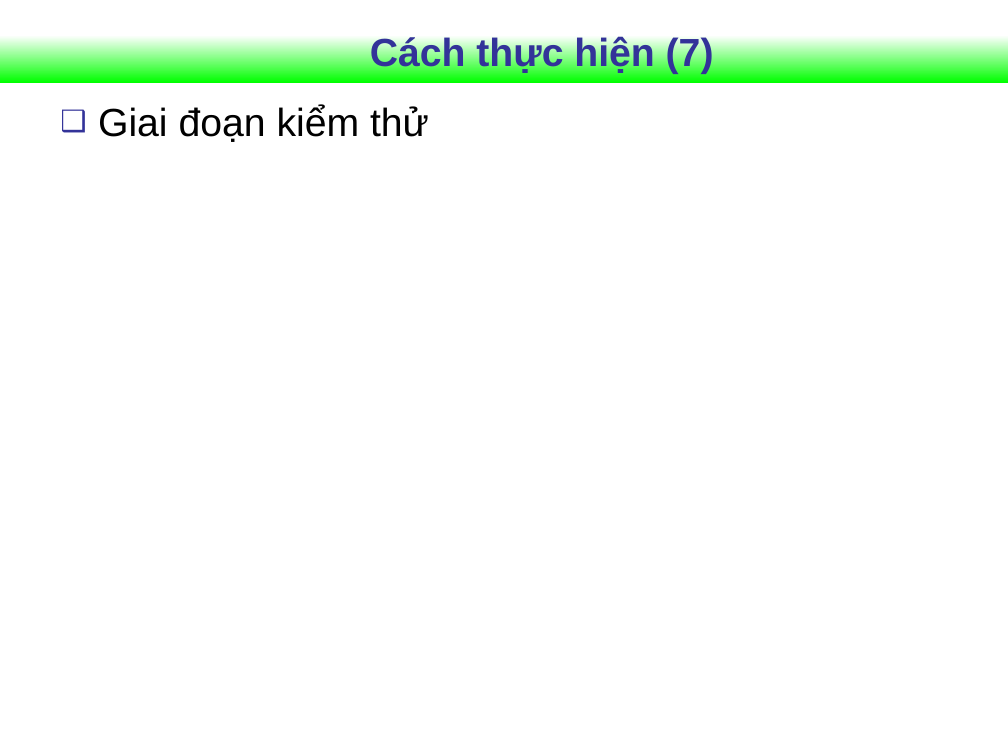
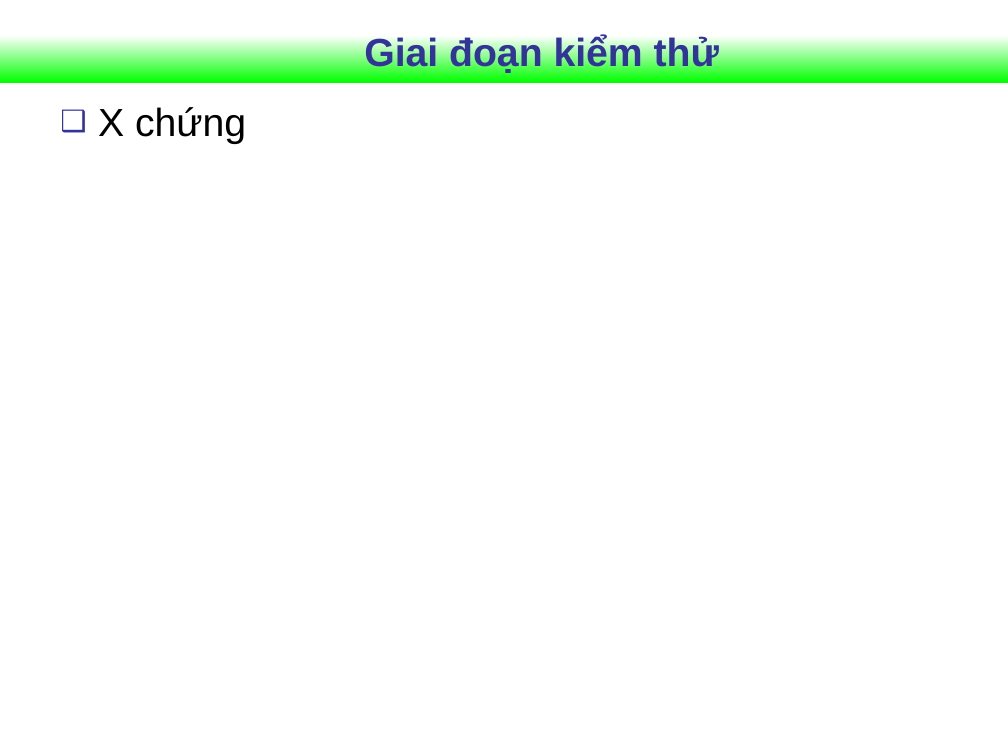
Before and after one commit to Vunb/luanvantotnghiephakhue, a slide deck: slide 17 of Document_luanvan/Slide_Khue.ppt (slide 11 before the commit). Drawn at 1008x756 pixels with LibreOffice and Linux fonts; fonts in the diff are those of the drawing; background and template pictures are left out. Boxes give left, top, right and bottom in pixels: in the first picture for what was removed or moved away, otherwise in the second. Text is boxed around its words. In the diff, an @@ line names an element or a change of style, - is before the commit and + after.

```diff
--- a/Document_luanvan/Slide_Khue.ppt
+++ b/Document_luanvan/Slide_Khue.ppt
@@ title "Giai đoạn kiểm thử": place and size @@
-title "Giai đoạn kiểm thử" at box(98, 105, 429, 142)
+title "Giai đoạn kiểm thử" at box(364, 35, 719, 74)
@@ title "Giai đoạn kiểm thử" at box(364, 35, 719, 74): text colour #000000 to #333399, bold on; alignment justified to centre; bullet ❑ to none; less space between paragraphs; vertical alignment top to middle @@
@@ title removed at box(370, 35, 714, 74) @@
-Cách thực hiện (7)
@@ text added at box(98, 107, 246, 144), 28 pt, text #000000 @@
+❑ X chứng
```
Also in this commit, not shown: 4 other slides changed, 8 slides added, 8 slides removed.
